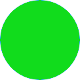
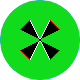
Layered file, before and after one edit (w=80, h=80). Changes by layer:
painted on "Background" over [20, 20, 60, 60]
